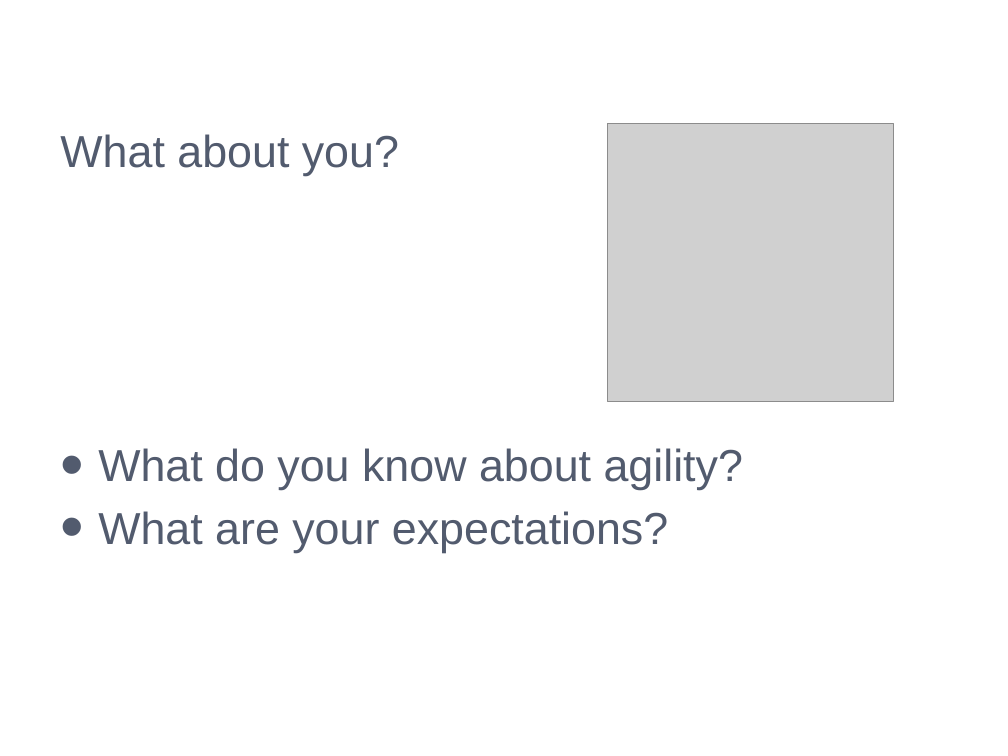
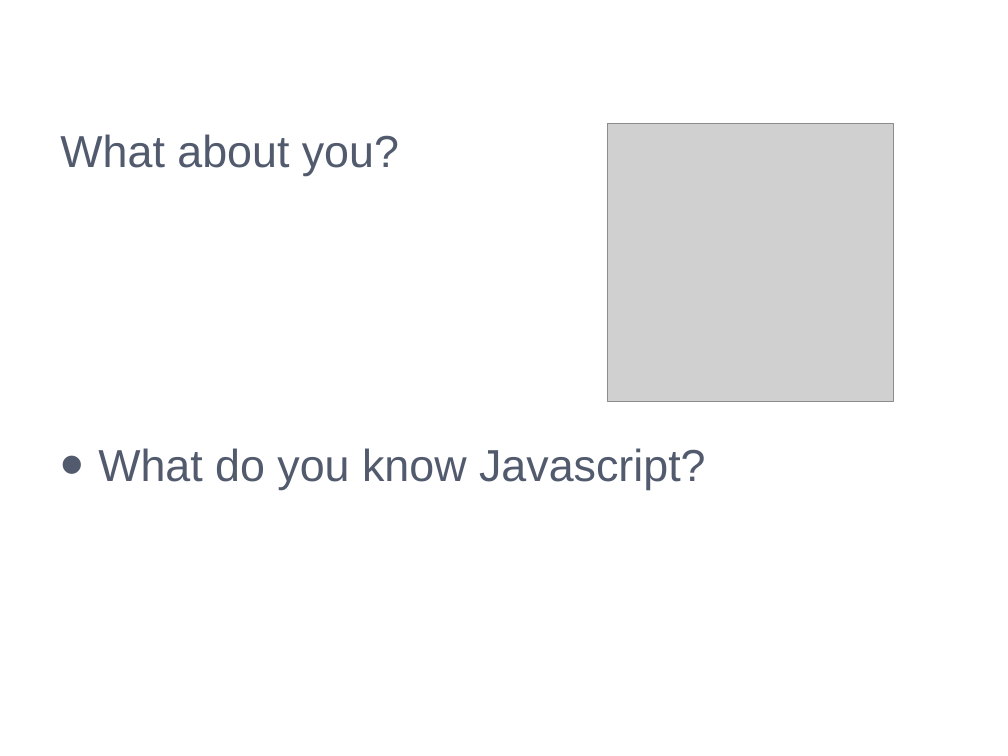
Before and after one commit to APGoblinShark/ap-bb-resources, a slide deck: slide 5 of AP-BrownBag(Javascript).pptx (slide 8 before the commit). Drawn at 1008x756 pixels with LibreOffice and Linux fonts; fonts in the diff are those of the drawing; grey boxes stand for pictures; background and template pictures are left out. Boxes give left, top, right and bottom in pixels: in the first picture for what was removed or moved away, otherwise in the second. Text is boxed around its words. In the diff, an @@ line names an element or a change of style, - is before the commit and + after.

Commit message:
Raw stuff.

```diff
--- a/AP-BrownBag(Javascript).pptx
+++ b/AP-BrownBag(Javascript).pptx
@@ text at bbox=[98, 448, 706, 490]: text changed @@
-• What do you know about agility?
-• What are your expectations?
+• What do you know Javascript?
```
Also in this commit, not shown: 4 other slides changed, 28 slides removed.
